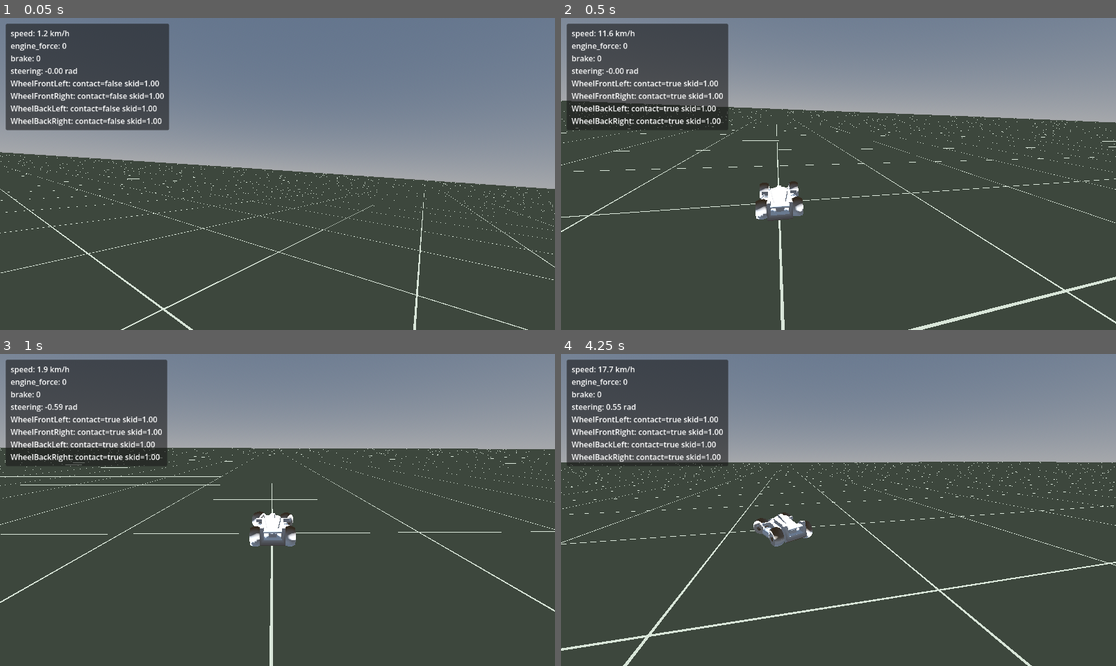
Above: before the commit, frames 1-4 (two rows, left to right).
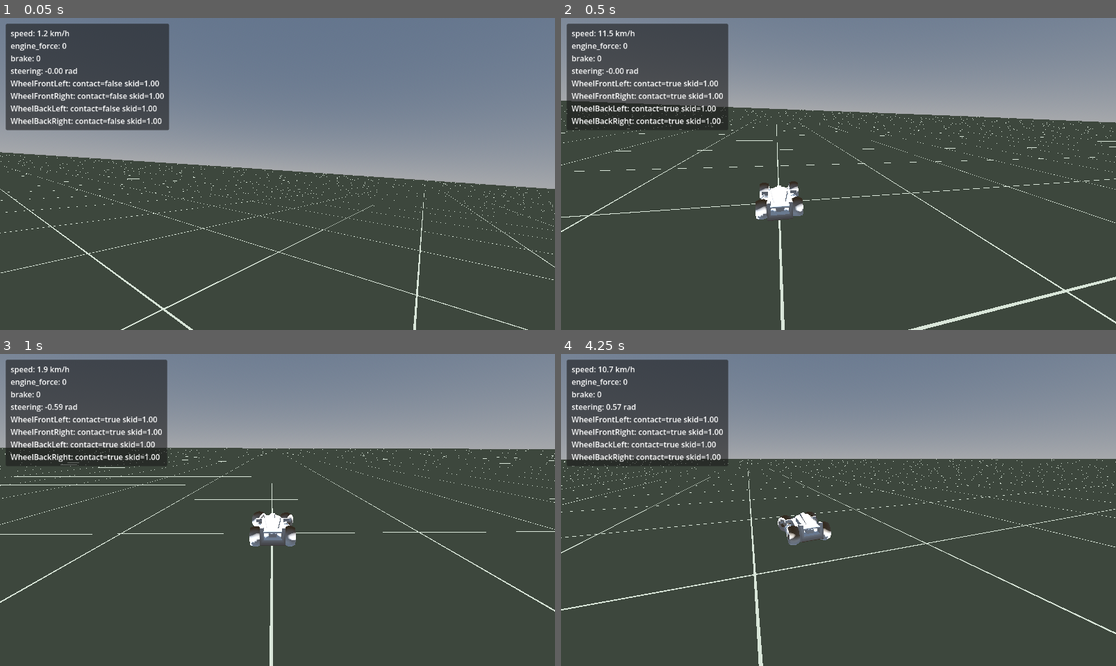
Above: after the commit, the same moments.

Repository: michael-baker-us/track-days
Game: Godot game, scene res://scenes/main.tscn
Two runs of this game, one before a commit and one after it. Both use one fixed random seed, a clock stepped at 60 frames per second and the inputs below.
Inputs:
- Up to frame 1 (0.05 s): no input
- Up to frame 2 (0.5 s): no input
- Up to frame 3 (1 s): hold D (steer_right) from 0.53 s (still down)
- Up to frame 4 (4.25 s): release D (steer_right) at 1.28 s; hold S (brake) 1.28-2.03 s; hold D (steer_right) 2.03-2.78 s; hold W (accelerate) 2.78-3.53 s; hold A (steer_left) from 3.53 s (still down)

Frame 1 is identical in both runs. In frame 2, 0.3% of the frame differs, in the area x 0-100%, y 4-100%; in frame 3, 0.4%; in frame 4, 4.5%.

Commit message:
Lower top speed and make braking progressive
Braking measured at 20 g - 100 km/h to a stop in 0.14s over 2.0m -
which is why it felt like hitting a wall. Two saturation ceilings were
hiding the cause.

wheel_friction_slip at Godot's default 10.5 is far past anything
physical, so everything was traction-limited at absurd grip (~20 g
braking, ~9 g cornering). But grip drives cornering too: sweeping it
low enough to fix braking made the car push wide badly, with yaw rate
at 100 km/h collapsing from 4.33 to 0.30 rad/s. Grip alone could not
fix braking without ruining cornering.

brake_force saturates around 150. Every value from 300 to 3000 gave
byte-identical results because the wheels just lock and tyre grip takes
over; the shipped 3000 was 20x past the point where the control did
anything. Below saturation it behaves sensibly: 20 -> 1.03 g,
32 -> 1.55 g, 60 -> 2.72 g.

So both move: grip to 1.4/1.7 for realistic cornering (~1.3 g lateral,
no spin) and brake_force to 32, below saturation, so braking is
brake-limited and progressive instead of an instant traction-limited
stop.

Top speed lowered through drag, which also shapes the acceleration
curve: 1.6 -> 249 km/h, 3.0 -> 200, 4.0 -> 180, 5.0 -> 165. Kept 5.0.

Handbrake rescaled to match: handbrake_rear_friction was 2.0, above
the new rear grip of 1.7, so it would have *increased* rear grip
instead of breaking it loose - now 0.5. handbrake_force was likewise
saturated at 4000, now 40.

Verified against the shipped scene and script with no overrides:
top speed 165 km/h, 0-100 in 3.54s, 100-0 in 1.75s / 24.1m (1.62 g),
cornering 0.46 rad/s yaw with no spin, and the slalom still shows
0/600 frames with any wheel off the ground at 161 km/h.

Diff:
--- a/scripts/car/car_controller.gd
+++ b/scripts/car/car_controller.gd
@@ -3,21 +3,28 @@
 @export_group("Drivetrain")
 @export var engine_force_value: float = 8000.0
 @export var reverse_force_value: float = 3000.0
-@export var brake_force: float = 3000.0
+## VehicleBody3D brake force saturates around 150 - past that the wheels just
+## lock and deceleration is capped by tyre grip instead, which is what made
+## braking feel instant. Useful range is roughly 20-60.
+@export var brake_force: float = 32.0
 ## Aerodynamic drag. Force grows with speed squared, so this sets the top
 ## speed (engine force balances drag) and makes acceleration taper off
 ## naturally instead of climbing linearly forever.
-@export var drag_coefficient: float = 1.6
+@export var drag_coefficient: float = 5.0
 
 @export_group("Grip")
 ## Rear grip sits slightly above front so the car washes out into mild,
 ## predictable understeer at the limit rather than snapping into oversteer.
-@export var friction_front: float = 10.5
-@export var friction_rear: float = 11.5
+## Godot's default of 10.5 is far beyond anything physical - it made the car
+## brake at ~20 g and corner at ~9 g, which is what read as "sudden". These
+## values put braking near 1.6 g and cornering near 1.3 g.
+@export var friction_front: float = 1.4
+@export var friction_rear: float = 1.7
 ## Handbrake cuts rear grip to break the back loose on demand - slides are
-## something you provoke, not something that happens to you.
-@export var handbrake_rear_friction: float = 2.0
-@export var handbrake_force: float = 4000.0
+## something you provoke, not something that happens to you. Must stay well
+## below friction_rear or the handbrake would *add* grip.
+@export var handbrake_rear_friction: float = 0.5
+@export var handbrake_force: float = 40.0
 
 @export_group("Steering")
 @export var max_steer_angle: float = 0.6
Not shown, changed: docs/tuning-journal.md
